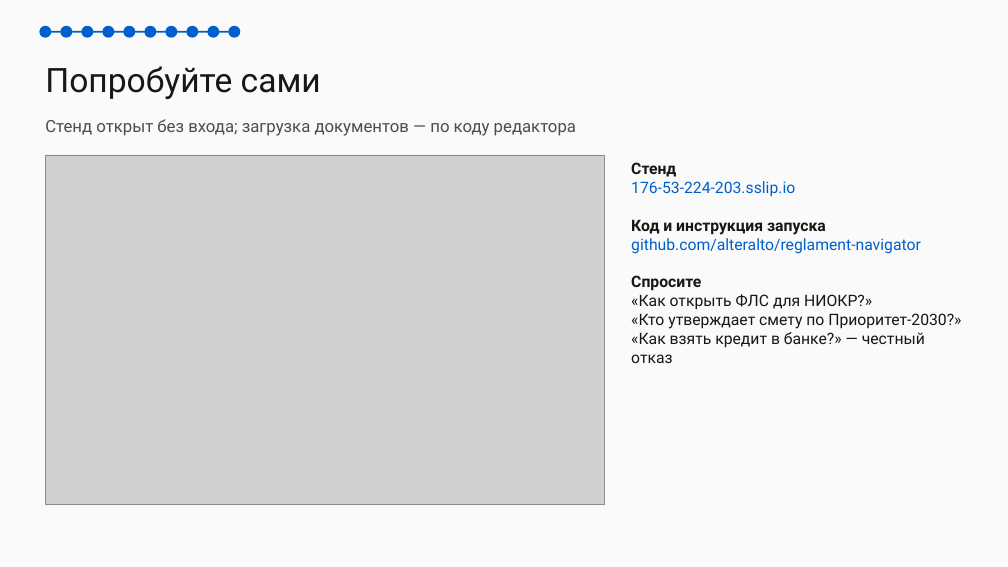
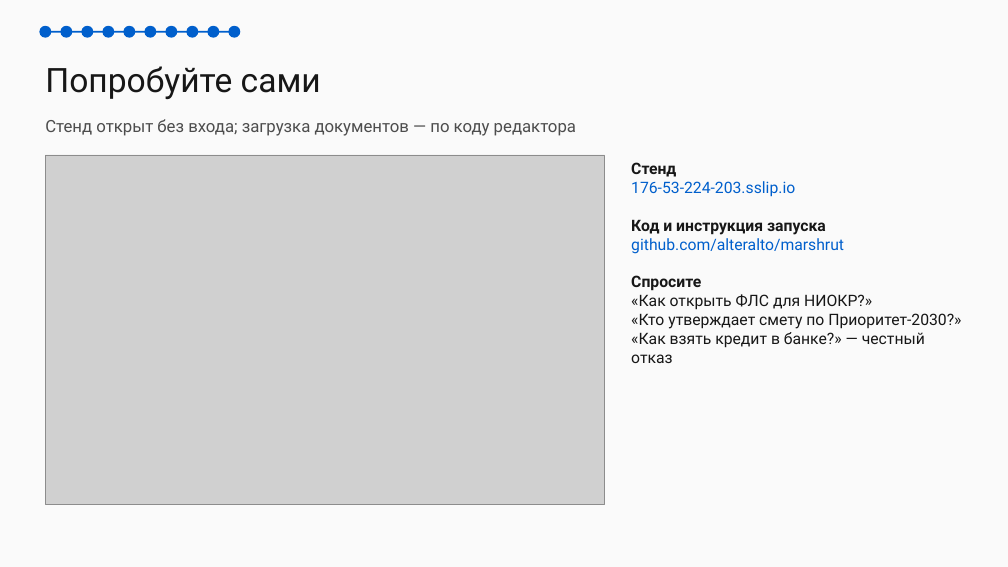
Before and after one commit to alteralto/marshrut, a slide deck: slide 10 of docs/pitch/Маршрут-презентация.pptx. Drawn at 1008x567 pixels with LibreOffice and Linux fonts; fonts in the diff are those of the drawing; grey boxes stand for pictures. Boxes give left, top, right and bottom in pixels: in the first picture for what was removed or moved away, otherwise in the second. Text is boxed around its words. In the diff, an @@ line names an element or a change of style, - is before the commit and + after.

```diff
--- a/docs/pitch/Маршрут-презентация.pptx
+++ b/docs/pitch/Маршрут-презентация.pptx
@@ text at box(631, 238, 844, 254): text changed @@
-github.com/alteralto/reglament-navigator
+github.com/alteralto/marshrut
```
Also in this commit, not shown: 1 other slide changed, 11 other files.
